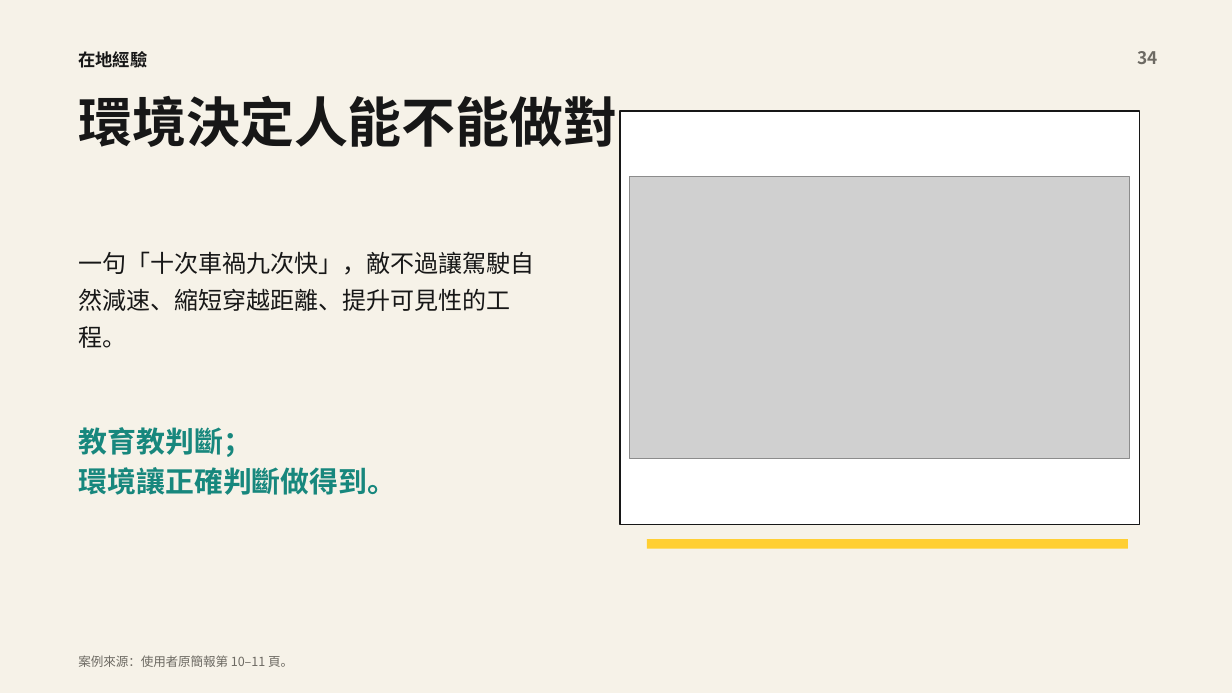
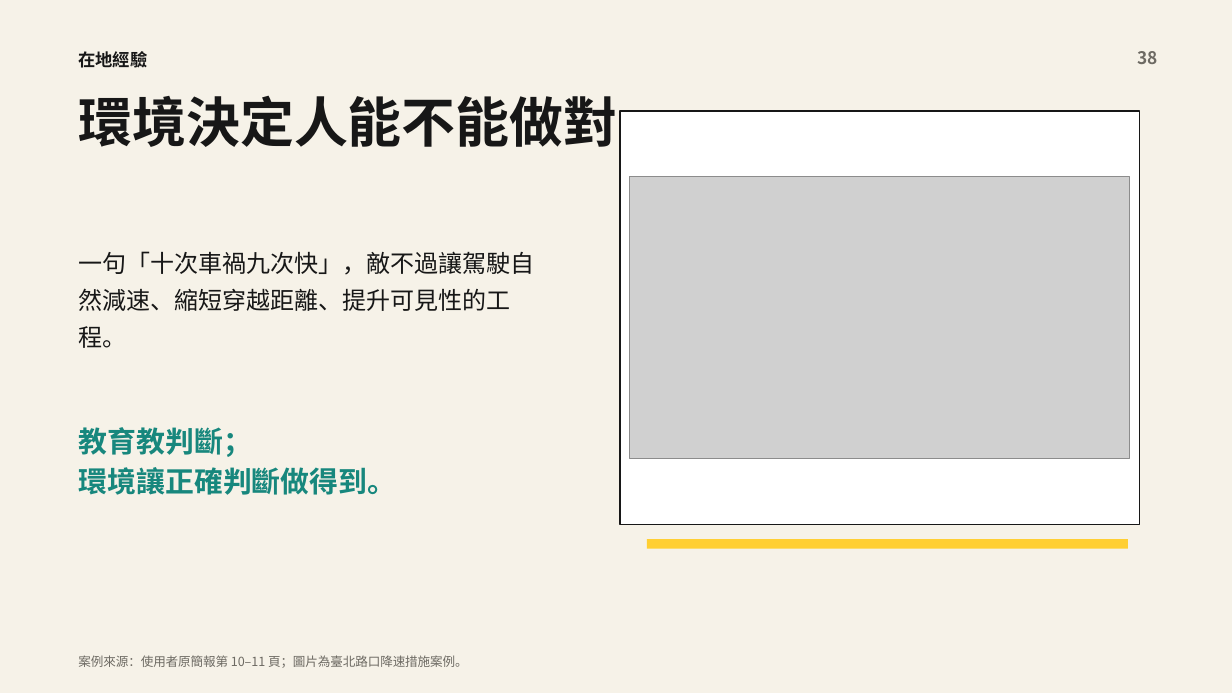
Before and after one commit to siuolhlw-oss/traffic-safety-sharing, a slide deck: slide 38 of outputs/交通安全訪視：從評鑑到人本交通.pptx (slide 34 before the commit). Drawn at 1232x693 pixels with LibreOffice and Linux fonts; fonts in the diff are those of the drawing; grey boxes stand for pictures. Boxes give left, top, right and bottom in pixels: in the first picture for what was removed or moved away, otherwise in the second. Text is boxed around its words. In the diff, an @@ line names an element or a change of style, - is before the commit and + after.

```diff
--- a/outputs/交通安全訪視：從評鑑到人本交通.pptx
+++ b/outputs/交通安全訪視：從評鑑到人本交通.pptx
@@ text at bbox=[1137, 51, 1157, 64]: text changed @@
-34
+38
@@ text at bbox=[78, 655, 468, 668]: text changed @@
-案例來源：使用者原簡報第 10–11 頁。
+案例來源：使用者原簡報第 10–11 頁；圖片為臺北路口降速措施案例。
```
Also in this commit, not shown: 28 other slides changed, 4 slides added, 9 other files.
